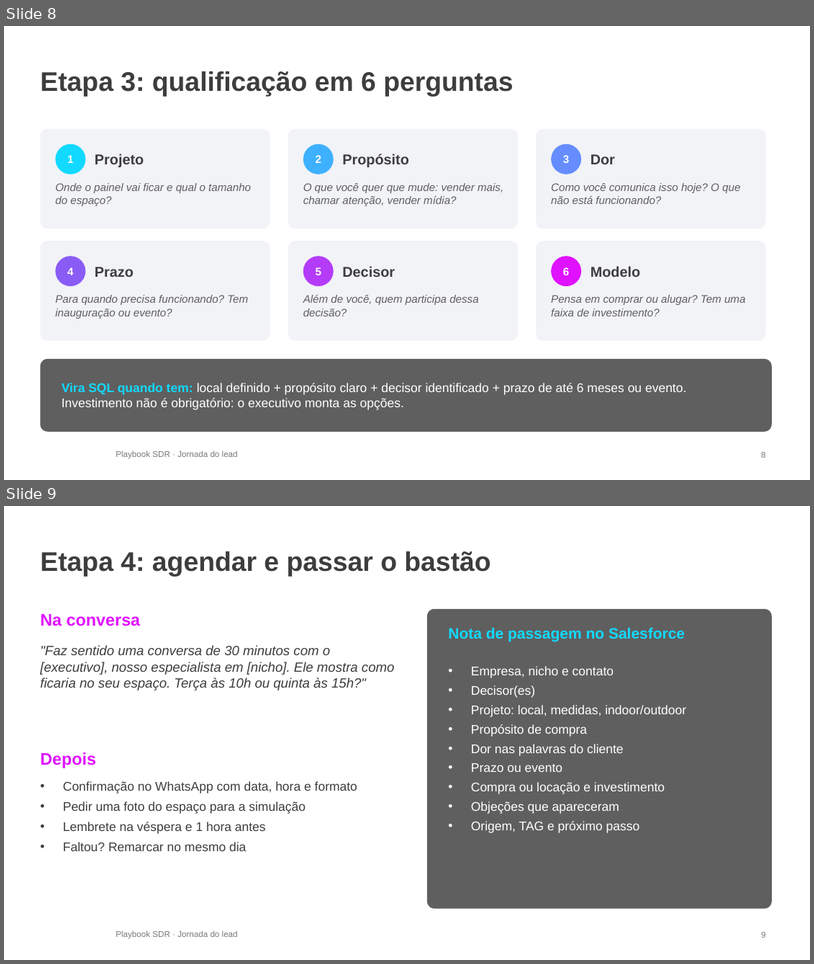
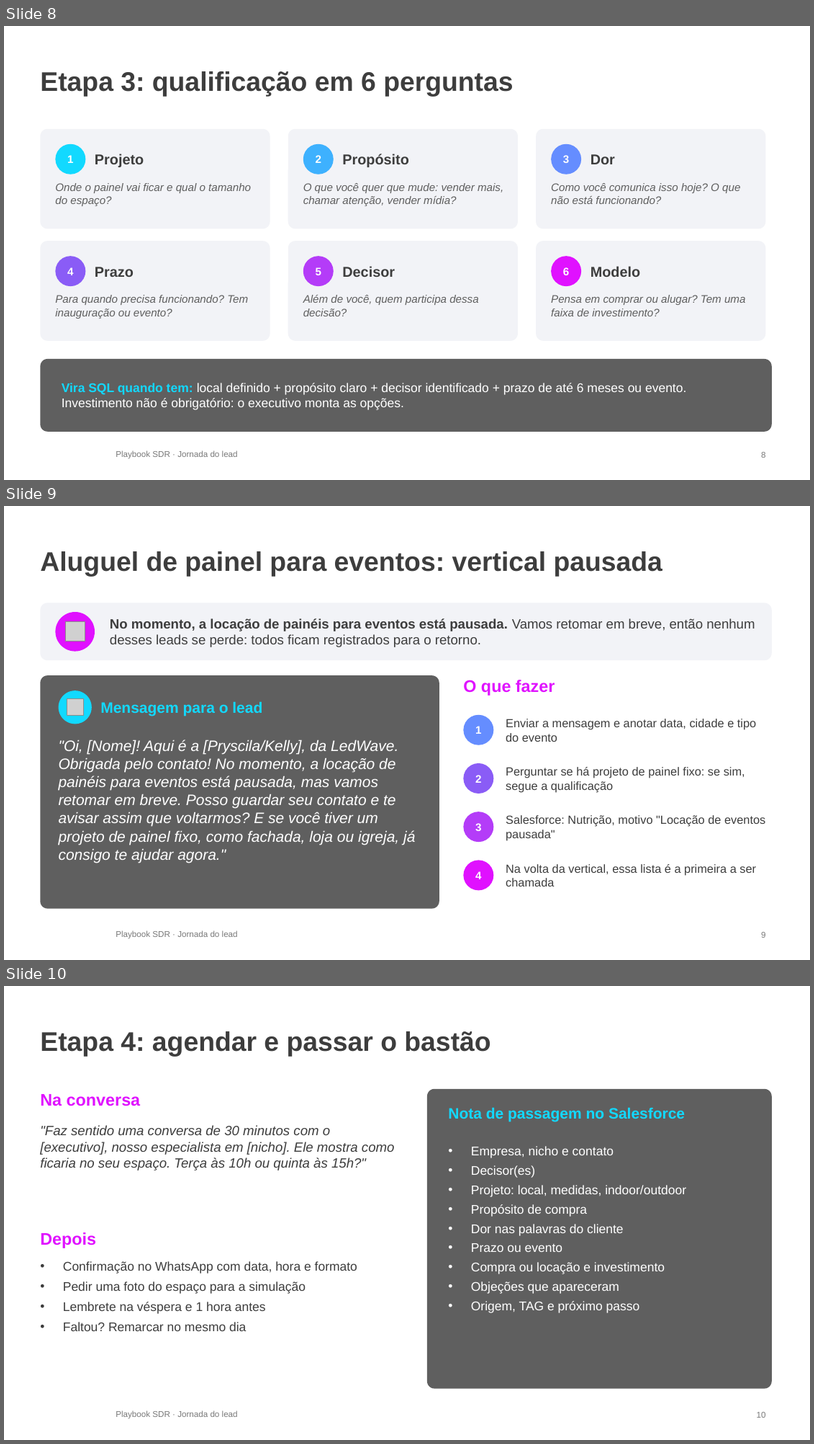
Before and after one commit to itarsilva/Treino, a slide deck: ledwave-comercial/sdr/LedWave_Jornada_do_Lead_SDR.pptx. Shown one above the other, each under a label of ours: slides 8 and 9 before the commit, slides 8, 9 and 10 after it. The pictures are 814x964 and 814x1444 pixels, drawn with LibreOffice and Linux fonts; fonts in the diff are those of the drawing; grey boxes stand for pictures; background and template pictures are left out. Boxes give left, top, right and bottom in pixels: in the first picture for what was removed or moved away, otherwise in the second. Text is boxed around its words. In the diff, an @@ line names an element or a change of style, - is before the commit and + after.

```diff
--- a/ledwave-comercial/sdr/LedWave_Jornada_do_Lead_SDR.pptx
+++ b/ledwave-comercial/sdr/LedWave_Jornada_do_Lead_SDR.pptx
@@ slide 9 added at box(4, 506, 810, 960), background #FFFFFF; not listed: 1 template element that a slide beside it also shows @@
@@ title added at box(40, 551, 663, 577), 32 pt, text #3D3D3D, bold @@
+Aluguel de painel para eventos: vertical pausada
@@ rounded rectangle added at box(40, 602, 772, 660), fill #F2F3F7 @@
@@ ellipse added at box(55, 612, 95, 651), fill #E011FF @@
@@ picture added at box(65, 621, 85, 641) @@
@@ text added at box(110, 618, 755, 647), 16 pt, text #3D3D3D @@
+No momento, a locação de painéis para eventos está pausada. Vamos retomar em breve, então nenhum desses leads se perde: todos ficam registrados para o retorno.
@@ rounded rectangle added at box(40, 675, 440, 908), fill #5F5F5F @@
@@ ellipse added at box(59, 690, 92, 723), fill #12D9FF @@
@@ picture added at box(67, 699, 84, 716) @@
@@ text added at box(463, 680, 555, 695), 20 pt, text #E011FF, bold @@
+O que fazer
@@ text added at box(100, 702, 262, 716), 18 pt, text #12D9FF, bold @@
+Mensagem para o lead
@@ ellipse added at box(464, 715, 494, 745), fill #658DFF @@
@@ text added at box(506, 718, 756, 741), 14 pt, text #3D3D3D @@
+Enviar a mensagem e anotar data, cidade e tipo do evento
@@ text added at box(59, 739, 415, 862), 18 pt, text #FFFFFF, italic @@
+"Oi, [Nome]! Aqui é a [Pryscila/Kelly], da LedWave. Obrigada pelo contato! No momento, a locação de painéis para eventos está pausada, mas vamos retomar em breve. Posso guardar seu contato e te avisar assim que voltarmos? E se você tiver um projeto de painel fixo, como fachada, loja ou igreja, já consigo te ajudar agora."
@@ text added at box(476, 726, 481, 734), 13 pt, text #FFFFFF, bold @@
+1
@@ ellipse added at box(464, 763, 494, 793), fill #8A5CF6 @@
@@ text added at box(476, 775, 481, 782), 13 pt, text #FFFFFF, bold @@
+2
@@ text added at box(506, 767, 746, 793), 14 pt, text #3D3D3D @@
+Perguntar se há projeto de painel fixo: se sim, segue a qualificação
@@ ellipse added at box(464, 811, 494, 842), fill #B43CF8 @@
@@ text added at box(476, 823, 481, 831), 13 pt, text #FFFFFF, bold @@
+3
@@ text added at box(506, 815, 766, 841), 14 pt, text #3D3D3D @@
+Salesforce: Nutrição, motivo "Locação de eventos pausada"
@@ ellipse added at box(464, 860, 494, 890), fill #E011FF @@
@@ text added at box(476, 871, 481, 879), 13 pt, text #FFFFFF, bold @@
+4
@@ text added at box(506, 864, 756, 886), 14 pt, text #3D3D3D @@
+Na volta da vertical, essa lista é a primeira a ser chamada
@@ page number added at box(761, 932, 766, 937), 10 pt, text #7A7A7A @@
+9
@@ what was slide 9 is now slide 10 @@
@@ page number at box(757, 1412, 766, 1417): text changed @@
-9
+10
```
Also in this commit, not shown: 1 other file.
